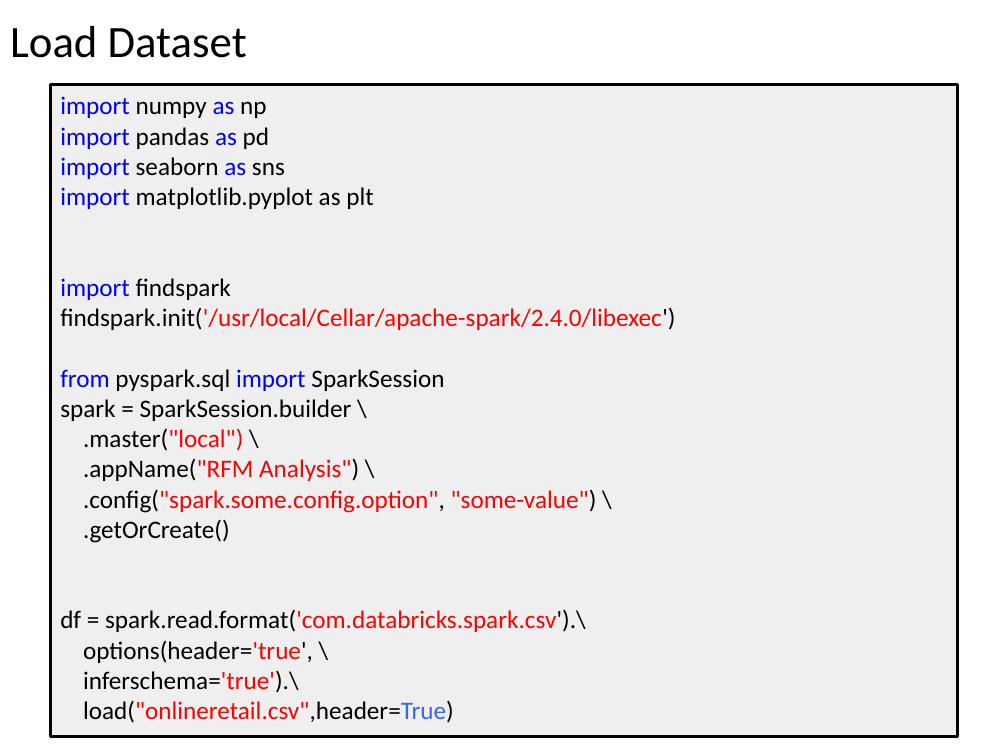
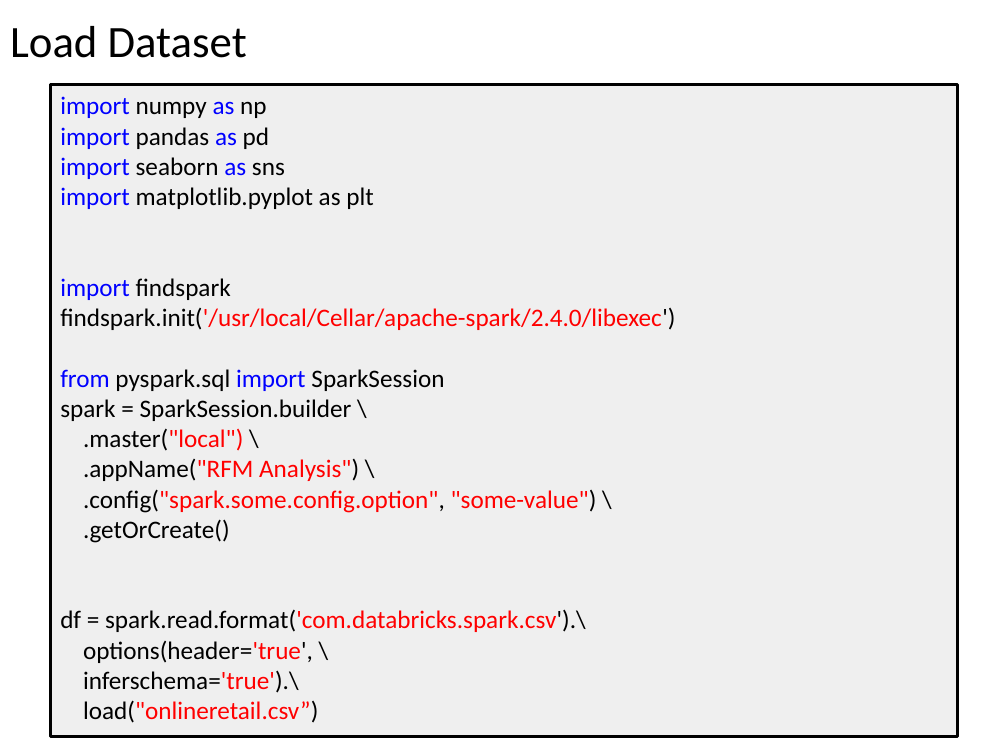
Before and after one commit to deviyantiam/finalproject, a slide deck: slide 4 of jcds03_finalproject.pptx. Drawn at 1008x756 pixels with LibreOffice and Linux fonts; fonts in the diff are those of the drawing. Boxes give left, top, right and bottom in pixels: in the first picture for what was removed or moved away, otherwise in the second. Text is boxed around its words. In the diff, an @@ line names an element or a change of style, - is before the commit and + after.

```diff
--- a/jcds03_finalproject.pptx
+++ b/jcds03_finalproject.pptx
@@ text in rectangle at (83, 700, 318, 723): text changed @@
-load("onlineretail.csv",header=True)
+load("onlineretail.csv”)
```
Also in this commit, not shown: 9 other slides changed, 1 slide added, 1 other file.
